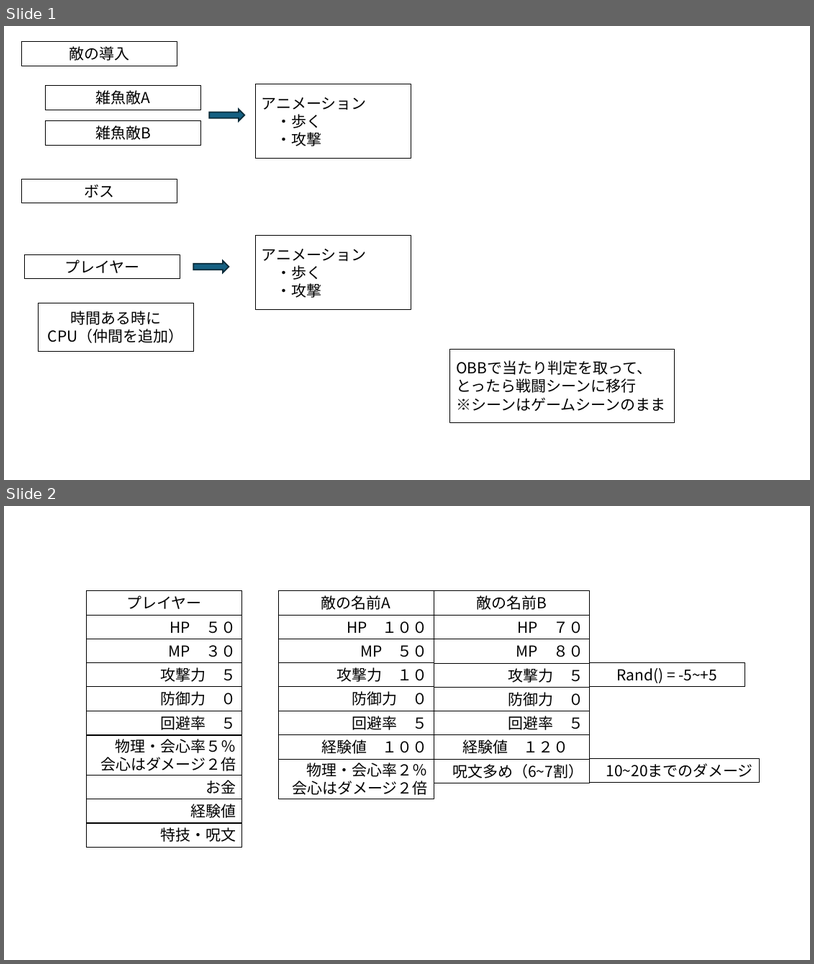
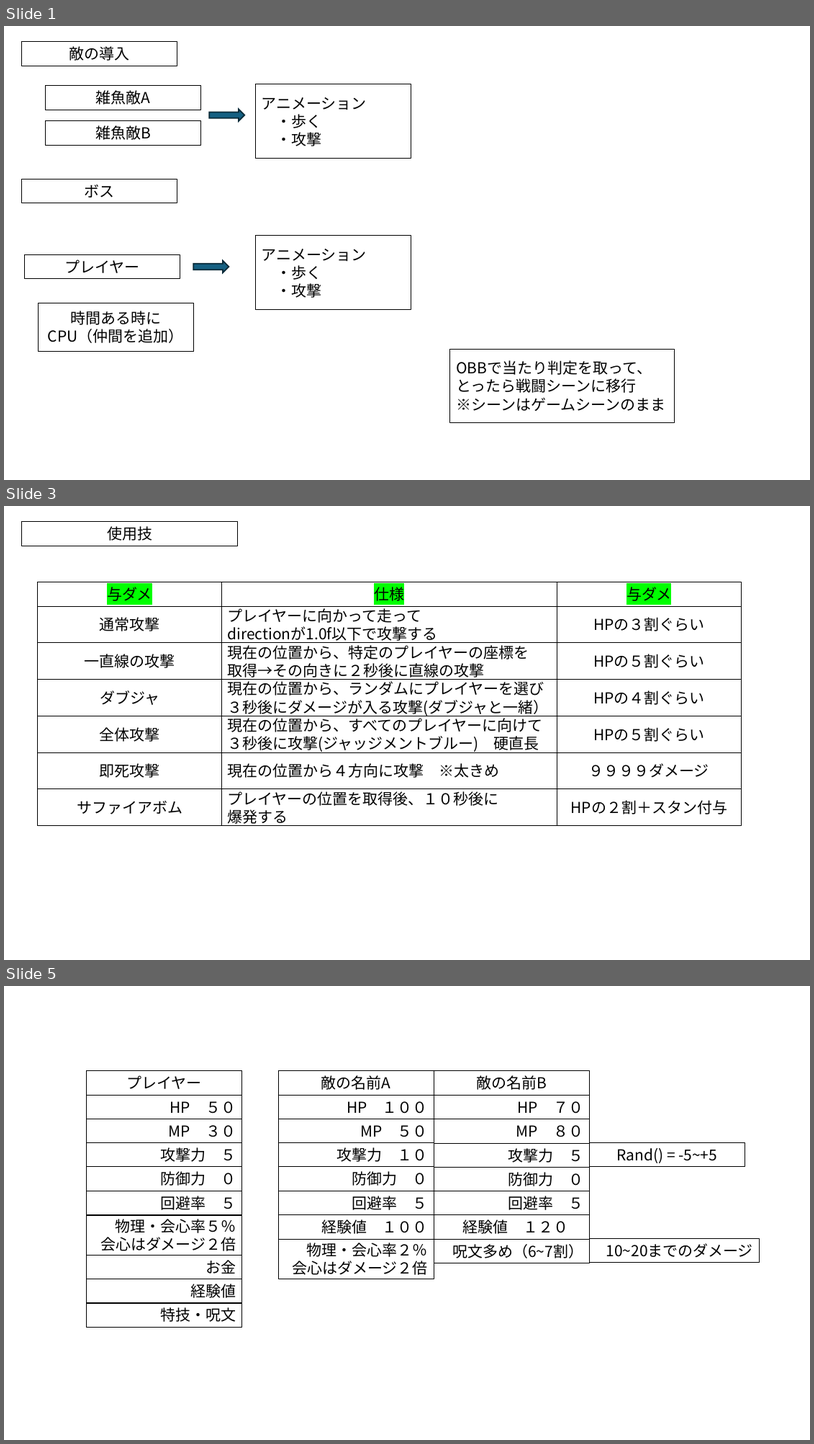
Before and after one commit to kazudora-san/PortfolioProject, a slide deck: アイデアまとめ/就活用.pptm. Shown one above the other, each under a label of ours: slides 1 and 2 before the commit, slides 1, 3 and 5 after it; the slides between them are not shown. The pictures are 814x964 and 814x1444 pixels, drawn with LibreOffice and Linux fonts; fonts in the diff are those of the drawing. Boxes give left, top, right and bottom in pixels: in the first picture for what was removed or moved away, otherwise in the second. Text is boxed around its words. In the diff, an @@ line names an element or a change of style, - is before the commit and + after.

Commit message:
敵の使ってくる技の作成

```diff
--- a/アイデアまとめ/就活用.pptm
+++ b/アイデアまとめ/就活用.pptm
@@ slide 3 added at bbox=[4, 506, 810, 960], background #FFFFFF @@
@@ rectangle added at bbox=[21, 522, 237, 546], outline #000000 0.75 pt, 18 pt, text #000000 @@
+使用技
@@ rectangle added at bbox=[38, 582, 221, 606], outline #000000 0.75 pt, 18 pt, text #000000 @@
+与ダメ
@@ rectangle added at bbox=[221, 582, 558, 606], outline #000000 0.75 pt, 18 pt, text #000000 @@
+仕様
@@ rectangle added at bbox=[558, 582, 741, 606], outline #000000 0.75 pt, 18 pt, text #000000 @@
+与ダメ
@@ rectangle added at bbox=[38, 606, 221, 643], outline #000000 0.75 pt, 18 pt, text #000000 @@
+通常攻撃
@@ rectangle added at bbox=[221, 606, 558, 643], outline #000000 0.75 pt, 18 pt, text #000000 @@
+プレイヤーに向かって走って
+directionが1.0f以下で攻撃する
@@ rectangle added at bbox=[558, 606, 741, 643], outline #000000 0.75 pt, 18 pt, text #000000 @@
+HPの３割ぐらい
@@ rectangle added at bbox=[38, 643, 221, 679], outline #000000 0.75 pt, 18 pt, text #000000 @@
+一直線の攻撃
@@ rectangle added at bbox=[221, 643, 558, 679], outline #000000 0.75 pt, 18 pt, text #000000 @@
+現在の位置から、特定のプレイヤーの座標を
+取得→その向きに２秒後に直線の攻撃
@@ rectangle added at bbox=[558, 643, 741, 679], outline #000000 0.75 pt, 18 pt, text #000000 @@
+HPの５割ぐらい
@@ rectangle added at bbox=[38, 679, 221, 716], outline #000000 0.75 pt, 18 pt, text #000000 @@
+ダブジャ
@@ rectangle added at bbox=[221, 679, 558, 716], outline #000000 0.75 pt, 18 pt, text #000000 @@
+現在の位置から、ランダムにプレイヤーを選び
+３秒後にダメージが入る攻撃(ダブジャと一緒）
@@ rectangle added at bbox=[558, 679, 741, 716], outline #000000 0.75 pt, 18 pt, text #000000 @@
+HPの４割ぐらい
@@ rectangle added at bbox=[38, 716, 221, 752], outline #000000 0.75 pt, 18 pt, text #000000 @@
+全体攻撃
@@ rectangle added at bbox=[221, 716, 558, 752], outline #000000 0.75 pt, 18 pt, text #000000 @@
+現在の位置から、すべてのプレイヤーに向けて
+３秒後に攻撃(ジャッジメントブルー) 硬直長
@@ rectangle added at bbox=[558, 716, 741, 752], outline #000000 0.75 pt, 18 pt, text #000000 @@
+HPの５割ぐらい
@@ rectangle added at bbox=[38, 752, 221, 788], outline #000000 0.75 pt, 18 pt, text #000000 @@
+即死攻撃
@@ rectangle added at bbox=[221, 752, 558, 788], outline #000000 0.75 pt, 18 pt, text #000000 @@
+現在の位置から４方向に攻撃 ※太きめ
@@ rectangle added at bbox=[558, 752, 741, 788], outline #000000 0.75 pt, 18 pt, text #000000 @@
+９９９９ダメージ
@@ rectangle added at bbox=[38, 789, 221, 826], outline #000000 0.75 pt, 18 pt, text #000000 @@
+サファイアボム
@@ rectangle added at bbox=[221, 789, 558, 826], outline #000000 0.75 pt, 18 pt, text #000000 @@
+プレイヤーの位置を取得後、１０秒後に
+爆発する
@@ rectangle added at bbox=[558, 789, 741, 826], outline #000000 0.75 pt, 18 pt, text #000000 @@
+HPの２割＋スタン付与
@@ what was slide 2 is now slide 5 @@
```
Also in this commit, not shown: 2 other slides added.
